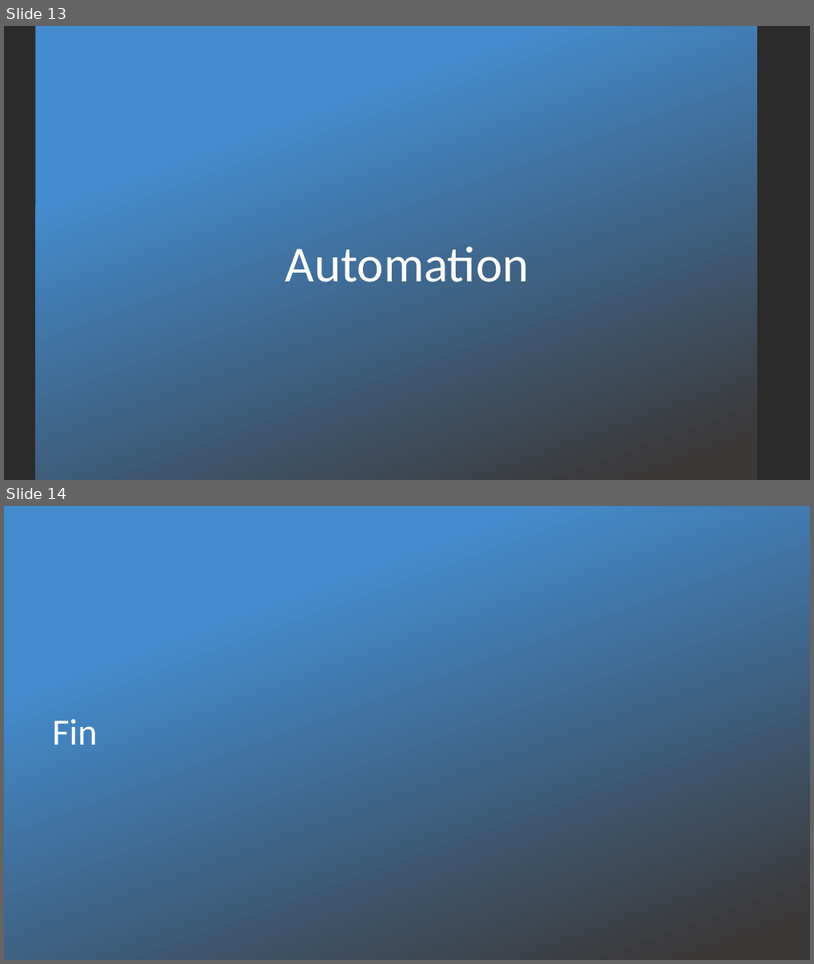
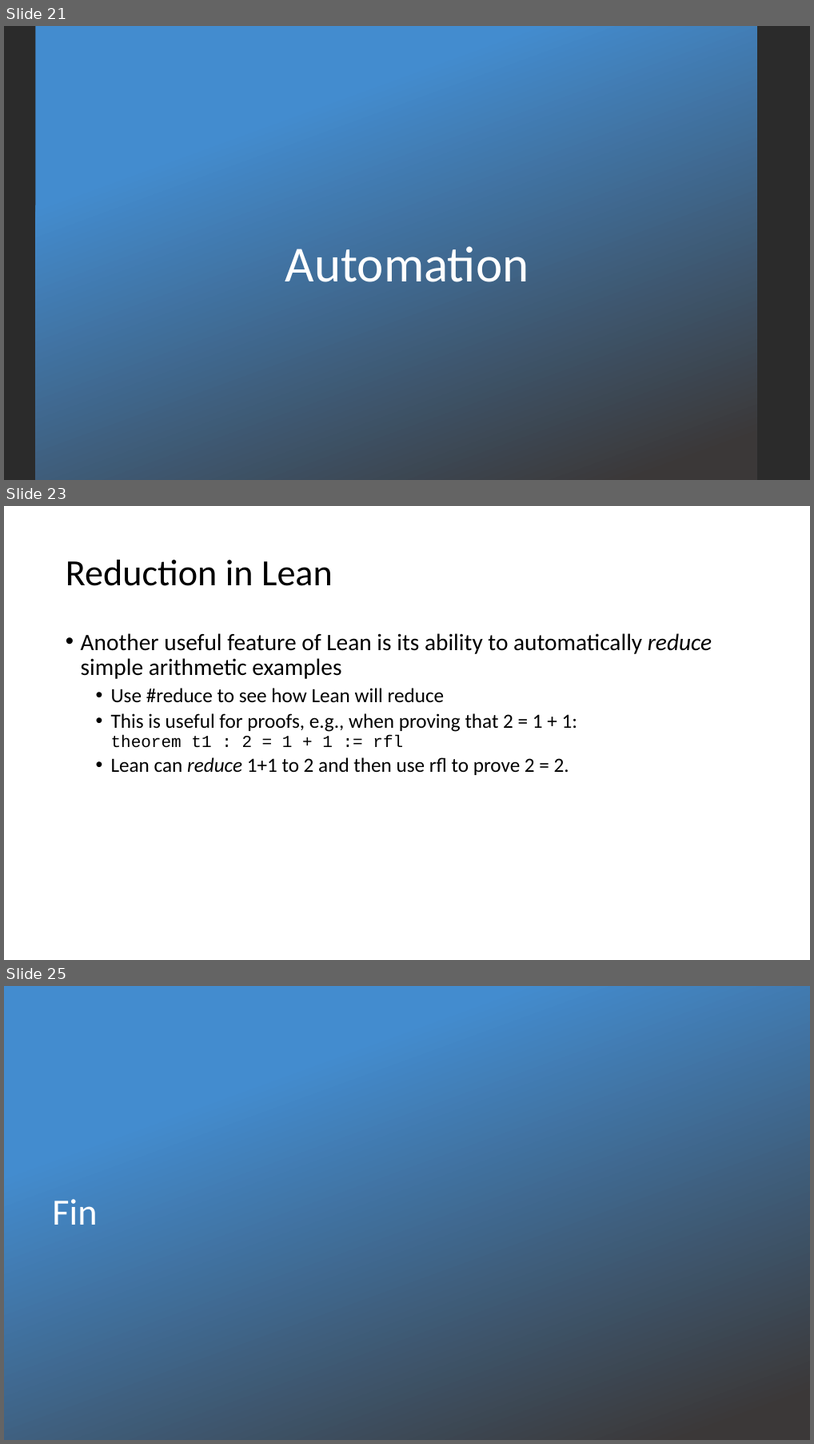
Before and after one commit to kevinsullivan/cs-dm, a slide deck: 01_Equality/Equality.pptx. Shown one above the other, each under a label of ours: slides 13 and 14 before the commit, slides 21, 23 and 25 after it; the slides between them are not shown. The pictures are 814x964 and 814x1444 pixels, drawn with LibreOffice and Linux fonts; fonts in the diff are those of the drawing; background and template pictures are left out; a plain dark background stands for a picture behind light text. Boxes give left, top, right and bottom in pixels: in the first picture for what was removed or moved away, otherwise in the second. Text is boxed around its words. In the diff, an @@ line names an element or a change of style, - is before the commit and + after.

```diff
--- a/01_Equality/Equality.pptx
+++ b/01_Equality/Equality.pptx
@@ slide 23 added at (4,506,810,960), background #FFFFFF @@
@@ title added at (66,560,333,586), 44 pt, text #000000 @@
+Reduction in Lean
@@ text added at (81,633,712,775), 24 pt, text #000000 @@
+• Another useful feature of Lean is its ability to automatically reduce simple arithmetic examples
+  • Use #reduce to see how Lean will reduce
+  • This is useful for proofs, e.g., when proving that 2 = 1 + 1:
+    theorem t1 : 2 = 1 + 1 := rfl
+  • Lean can reduce 1+1 to 2 and then use rfl to prove 2 = 2.
@@ what was slide 13 is now slide 21 @@
@@ what was slide 14 is now slide 25 @@
```
Also in this commit, not shown: 3 slides changed, 11 other slides added, 1 slide removed, 2 other files.
